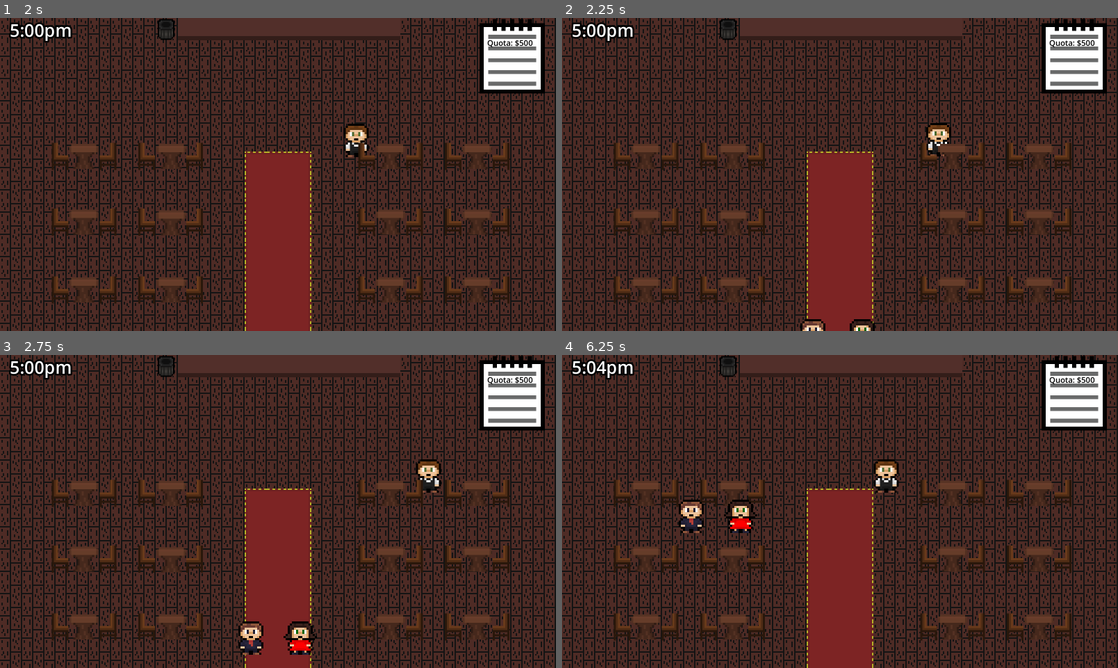
Above: before the commit, frames 1-4 (two rows, left to right).
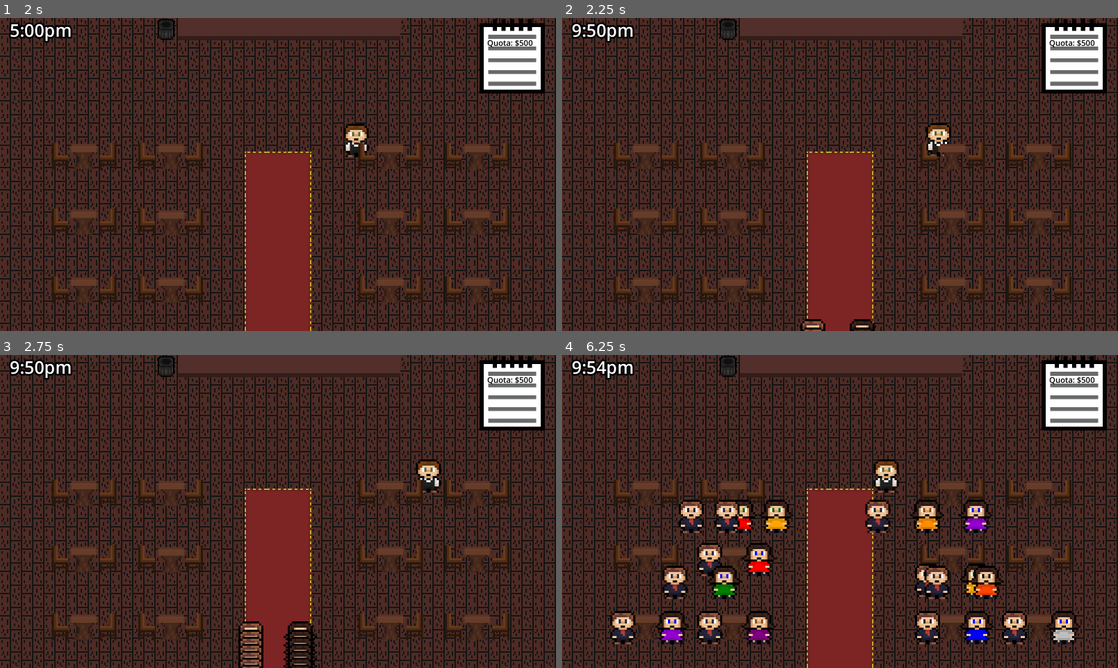
Above: after the commit, the same moments.

Repository: samw-26/Romantic-Evening
Game: Godot game, scene res://Assets/Scenes/restaurant.tscn
The game is run twice, just before and just after one commit, with the same random seed, the same clock (stepped at 60 frames per second) and the same inputs.
Inputs:
- Up to frame 1 (2 s): tap Enter at 0.5 s; hold D (right) 0.53-1.28 s; hold E (take) 0.53-1.28 s; hold S (down) from 1.28 s (still down); tap E (take) at 1.35 s
- Up to frame 2 (2.25 s): release S (down) at 2.03 s; hold D (right) from 2.03 s (still down); hold E (take) from 2.03 s (still down)
- Up to frame 3 (2.75 s): keep holding D (right); keep holding E (take)
- Up to frame 4 (6.25 s): release D (right) at 2.78 s; release E (take) at 2.78 s; hold W (up) 2.78-3.53 s; tap E (take) at 2.85, 4.35, 5.85 s; hold E (take) 3.53-4.28 s; hold A (left) 3.53-5.03 s; hold S (down) 5.03-5.78 s; hold E (take) 5.03-5.78 s; hold D (right) from 5.78 s (still down)

Frame 1 is identical in both runs. In frame 2, 0.2% of the frame differs, in the area x 1-56%, y 1-100%; in frame 3, 1.0%; in frame 4, 7.7%, in the area x 1-94%, y 1-93%.

Commit message:
Couples will leave and time will stop at 10pm

Diff:
--- a/Assets/Scenes/couple.gd
+++ b/Assets/Scenes/couple.gd
@@ -76,29 +76,31 @@
 
 
 func _process(_delta: float) -> void:
-	#Go to table
-	if(!at_table and !unsatisfied):
-		go_to_table()
-	#Dining
-	if(at_table):
-		#Ordering, wait for customers to decide
-		if !ready_to_order:
-			await get_tree().create_timer(2).timeout
-			ready_to_order = true
-		elif ready_to_order and !eating:
-			order()
-		#Eating
-		elif eating:
-			if meal_timer.is_stopped():
-				meal_timer.start()
-	#Finished
-	if finished:
+	if !Global.closing:
+		#Go to table
+		if(!at_table and !unsatisfied):
+			go_to_table()
+		#Dining
+		if(at_table):
+			#Ordering, wait for customers to decide
+			if !ready_to_order:
+				await get_tree().create_timer(2).timeout
+				ready_to_order = true
+			elif ready_to_order and !eating:
+				order()
+			#Eating
+			elif eating:
+				if meal_timer.is_stopped():
+					meal_timer.start()
+		#Finished
+		if finished:
+			exit_restaurant()
+
+		#Unsatisfied customer(Exiting)
+		if unsatisfied:
+			exit_restaurant()
+	if Global.closing:
 		exit_restaurant()
-
-	#Unsatisfied customer(Exiting)
-	if unsatisfied:
-		exit_restaurant()
-
 	#Movement
 	velocity = direction * speed
 	move_and_slide()
--- a/Assets/Scenes/global.gd
+++ b/Assets/Scenes/global.gd
@@ -28,9 +28,9 @@
 #Game loop
 func _process(_delta: float) -> void:
 	#When nodes are ready
-	if game_started:
+	if game_started and !closing:
 		#Clock
-		if clock_timer.is_stopped() and !closing:
+		if clock_timer.is_stopped():
 			clock_timer.start()
 		var hour: String = str(int((300+300-clock_timer.time_left)/60))
 		var minutes: String = str(int((300+300-clock_timer.time_left))%60)
--- a/Assets/Scenes/restaurant.gd
+++ b/Assets/Scenes/restaurant.gd
@@ -30,4 +30,5 @@
 #End day
 func _on_clock_timeout() -> void:
 	Global.closing = true
-	print("Closing time")
+	Global.clock_label.text = "10:00pm"
+	%SpawnTimer.stop()
--- a/Assets/Scenes/restaurant.tscn
+++ b/Assets/Scenes/restaurant.tscn
@@ -363,11 +363,12 @@
 position = Vector2(722, 961)
 
 [node name="SpawnTimer" type="Timer" parent="."]
-wait_time = 15.0
+unique_name_in_owner = true
+wait_time = 0.1
 
 [node name="Clock" type="Timer" parent="."]
 unique_name_in_owner = true
-wait_time = 300.0
+wait_time = 10.0
 one_shot = true
 
 [connection signal="timeout" from="SpawnTimer" to="." method="_on_spawn_timer_timeout"]
